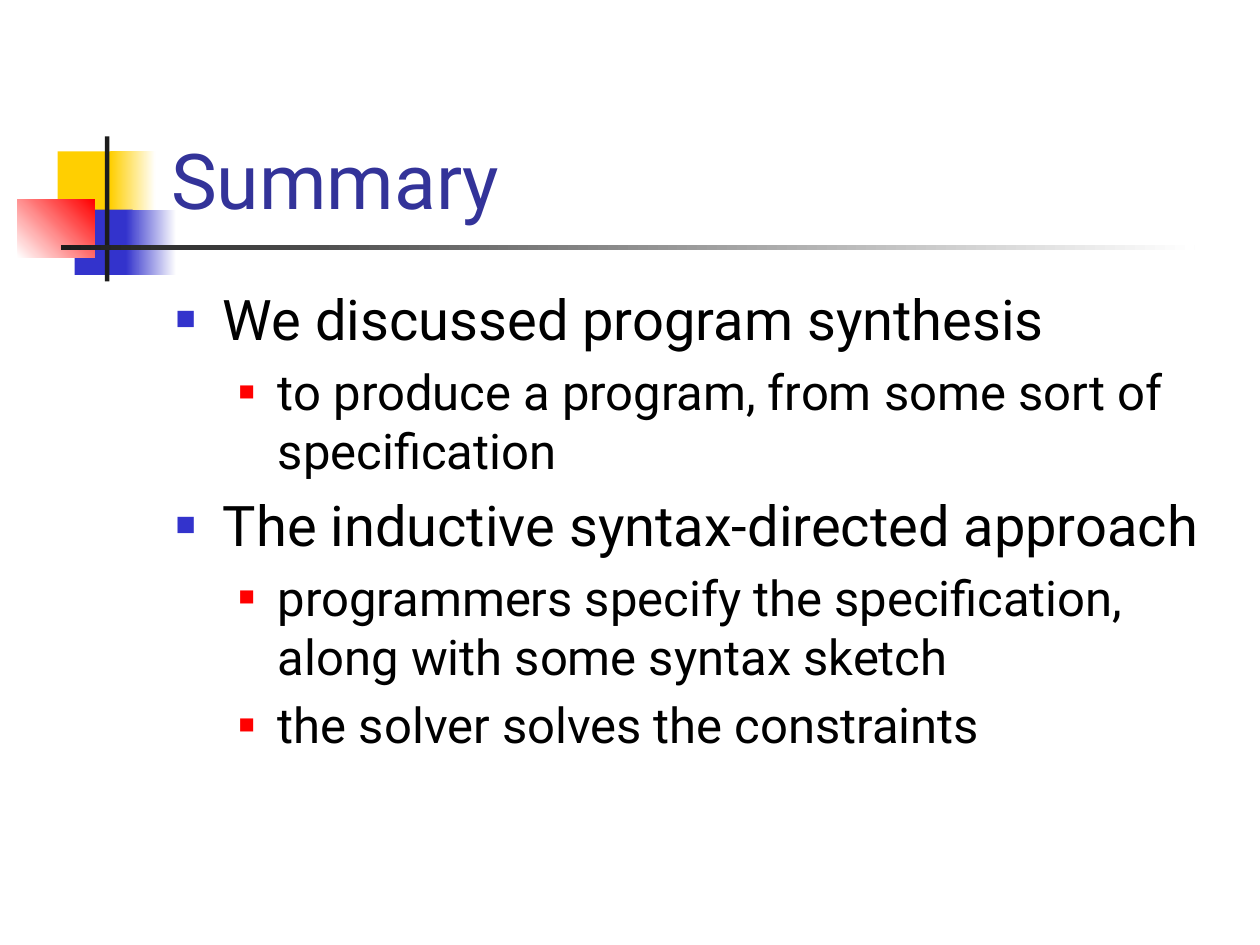
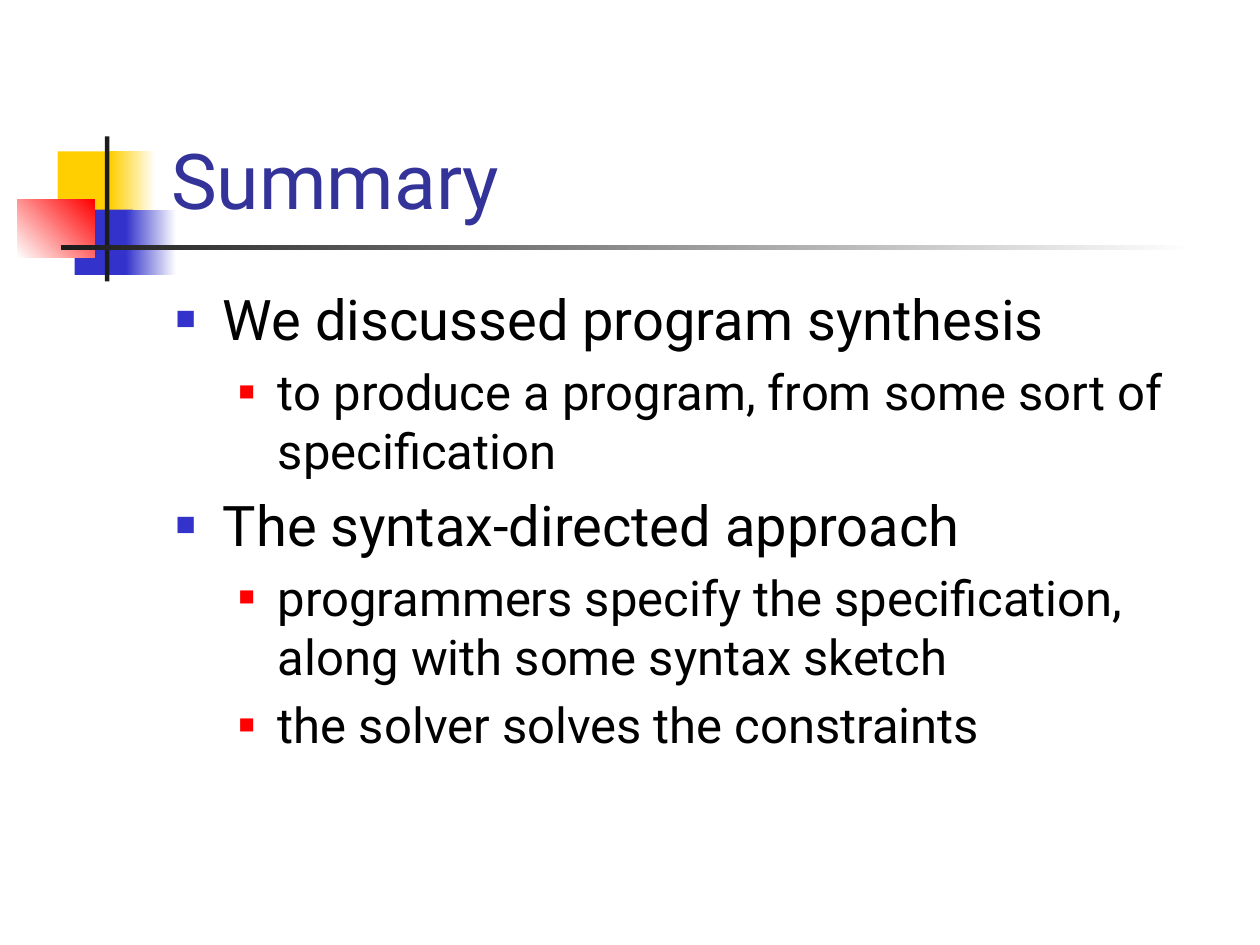
Before and after one commit to csslab-ustc/csslab-ustc.github.io, a slide deck: slide 17 of courses/theory/slides/lec20-synthesis.pptx (slide 18 before the commit). Drawn at 1260x945 pixels with LibreOffice and Linux fonts; fonts in the diff are those of the drawing. Boxes give left, top, right and bottom in pixels: in the first picture for what was removed or moved away, otherwise in the second. Text is boxed around its words. In the diff, an @@ line names an element or a change of style, - is before the commit and + after.

```diff
--- a/courses/theory/slides/lec20-synthesis.pptx
+++ b/courses/theory/slides/lec20-synthesis.pptx
@@ text at <box>223,504,959,558</box>: text changed @@
-■ The inductive syntax-directed approach
+■ The syntax-directed approach
```
Also in this commit, not shown: 6 other slides changed, 2 slides added, 3 slides removed, 2 other files.
